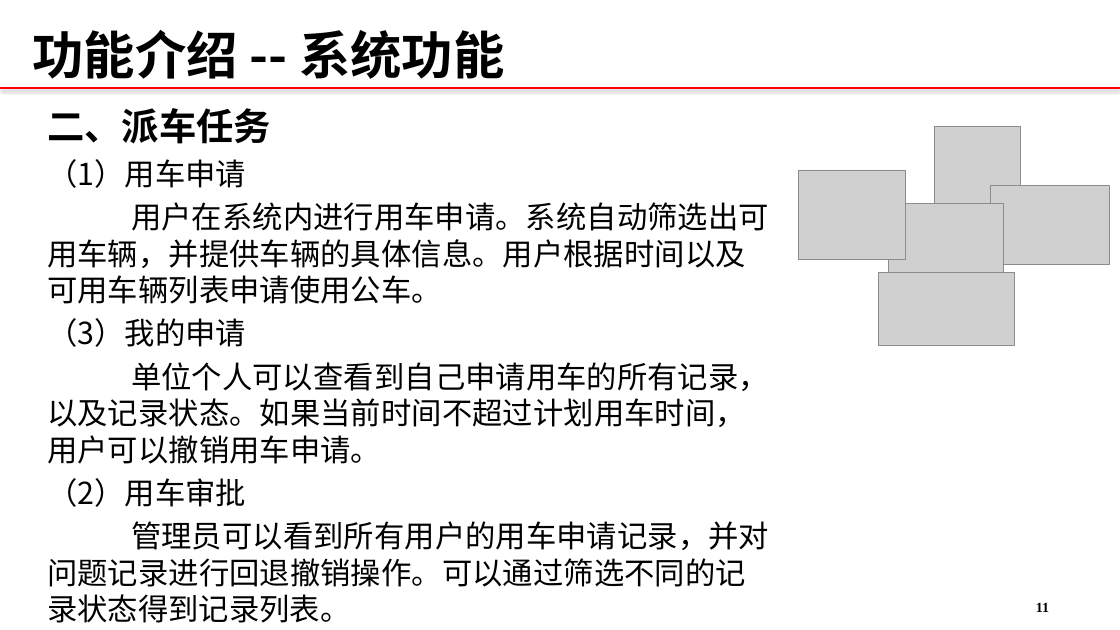
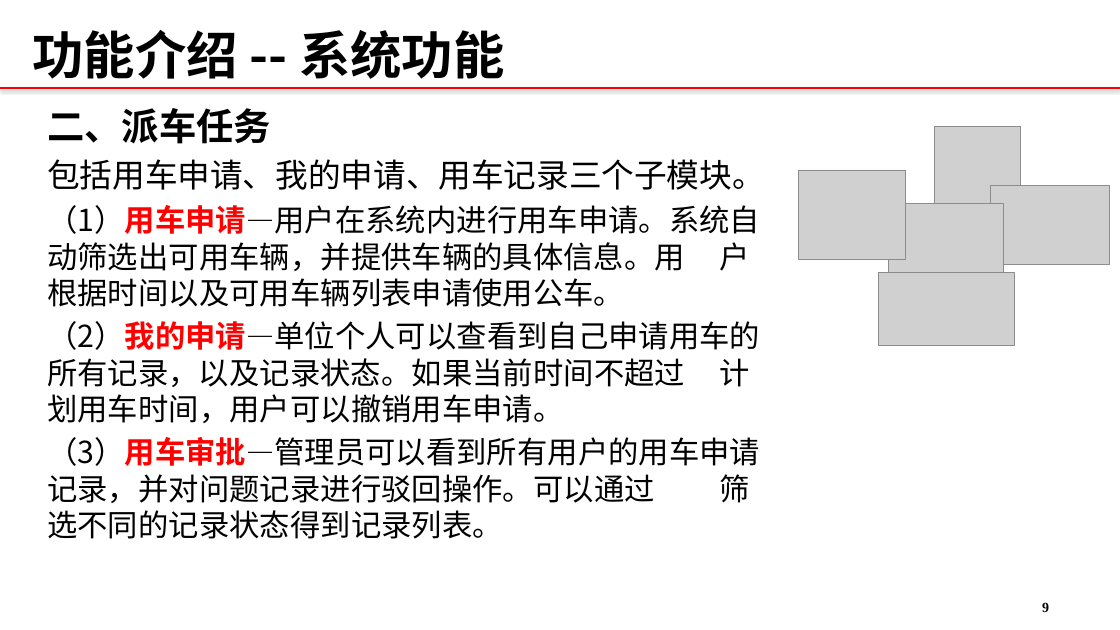
Before and after one commit to 12301068JiangDongyu/Uplan, a slide deck: slide 10 of doc/联通公务车管理系统.pptx (slide 12 before the commit). Drawn at 1120x630 pixels with LibreOffice and Linux fonts; fonts in the diff are those of the drawing; grey boxes stand for pictures; background and template pictures are left out. Boxes give left, top, right and bottom in pixels: in the first picture for what was removed or moved away, otherwise in the second. Text is boxed around its words. In the diff, an @@ line names an element or a change of style, - is before the commit and + after.

```diff
--- a/doc/联通公务车管理系统.pptx
+++ b/doc/联通公务车管理系统.pptx
@@ text at [47, 159, 765, 539]: text changed @@
-（1）用车申请
-用户在系统内进行用车申请。系统自动筛选出可用车辆，并提供车辆的具体信息。用户根据时间以及可用车辆列表申请使用公车。
-（3）我的申请
-单位个人可以查看到自己申请用车的所有记录，以及记录状态。如果当前时间不超过计划用车时间，用户可以撤销用车申请。
-（2）用车审批
-管理员可以看到所有用户的用车申请记录，并对问题记录进行回退撤销操作。可以通过筛选不同的记录状态得到记录列表。
+包括用车申请、我的申请、用车记录三个子模块。
+（1）用车申请—用户在系统内进行用车申请。系统自 动筛选出可用车辆，并提供车辆的具体信息。用 户根据时间以及可用车辆列表申请使用公车。
+（2）我的申请—单位个人可以查看到自己申请用车的 所有记录，以及记录状态。如果当前时间不超过 计划用车时间，用户可以撤销用车申请。
+（3）用车审批—管理员可以看到所有用户的用车申请 记录，并对问题记录进行驳回操作。可以通过 筛选不同的记录状态得到记录列表。
@@ page number at [1042, 603, 1049, 612]: text changed @@
-11
+9
```
Also in this commit, not shown: 5 other slides changed, 1 slide removed, 7 other files.
